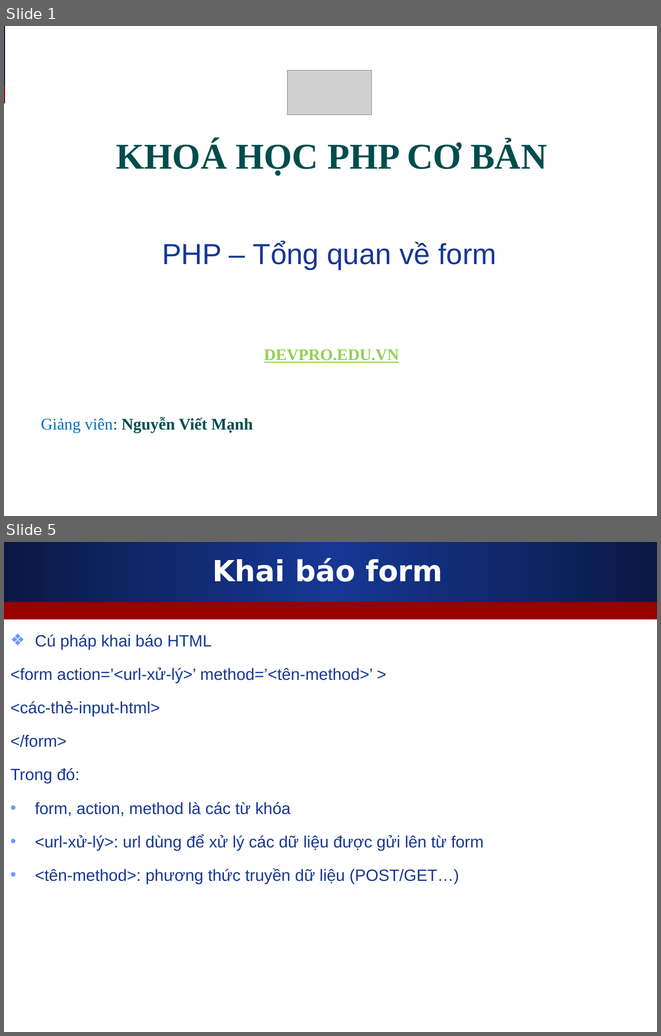
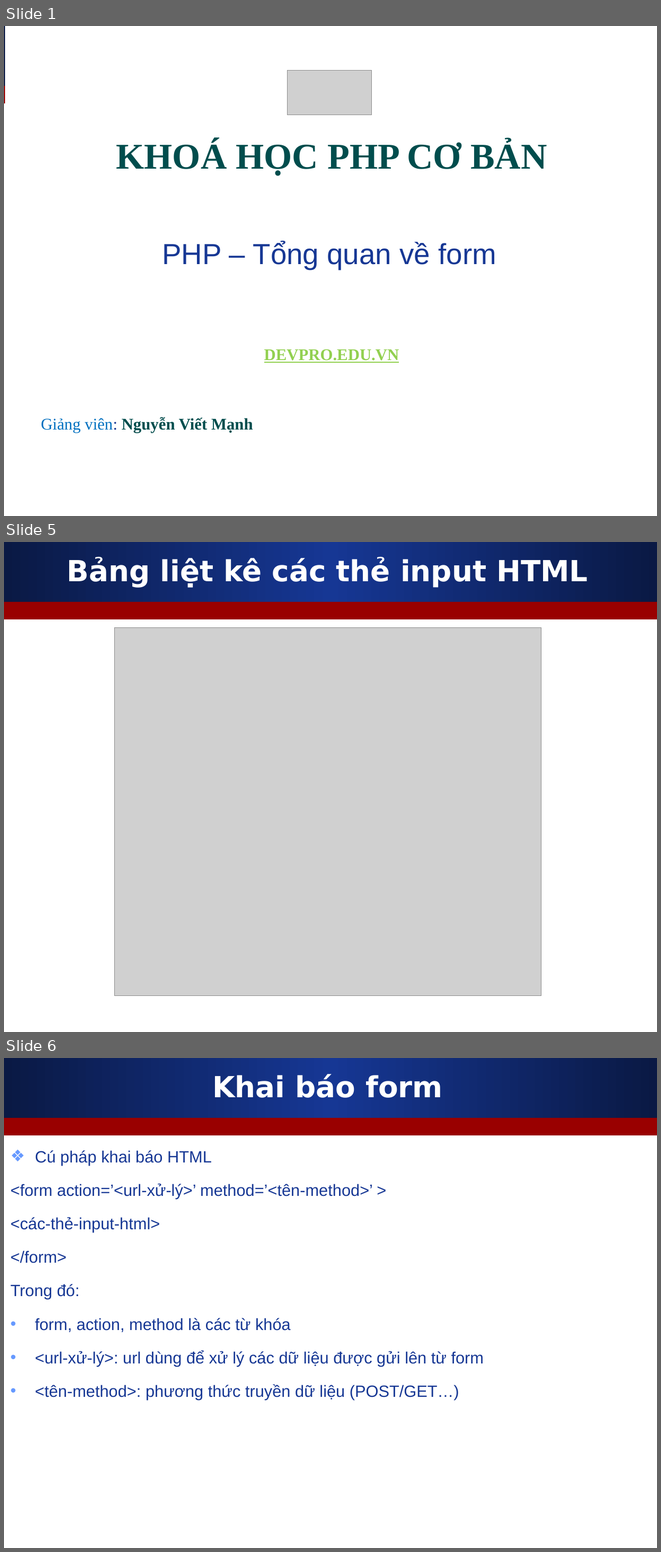
Before and after one commit to melng124/php39_devpro, a slide deck: Day14_Form/Slides/1_Form_Define_Syntax.ppt. Shown one above the other, each under a label of ours: slides 1 and 5 before the commit, slides 1, 5 and 6 after it; the slides between them are not shown. The pictures are 661x1036 and 661x1552 pixels, drawn with LibreOffice and Linux fonts; fonts in the diff are those of the drawing; grey boxes stand for pictures. Boxes give left, top, right and bottom in pixels: in the first picture for what was removed or moved away, otherwise in the second. Text is boxed around its words. In the diff, an @@ line names an element or a change of style, - is before the commit and + after.

```diff
--- a/Day14_Form/Slides/1_Form_Define_Syntax.ppt
+++ b/Day14_Form/Slides/1_Form_Define_Syntax.ppt
@@ slide 5 added at [4, 542, 657, 1032], background #FFFFFF; not listed: 2 template elements that a slide beside it also shows @@
@@ title added at [67, 557, 588, 587], 32 pt, text #FFFFFF, bold @@
+Bảng liệt kê các thẻ input HTML
@@ picture added at [114, 627, 541, 996] @@
@@ what was slide 5 is now slide 6 @@
```
Also in this commit, not shown: 2 slides changed, 1 other slide added, 1 slide removed, 2 other files.
